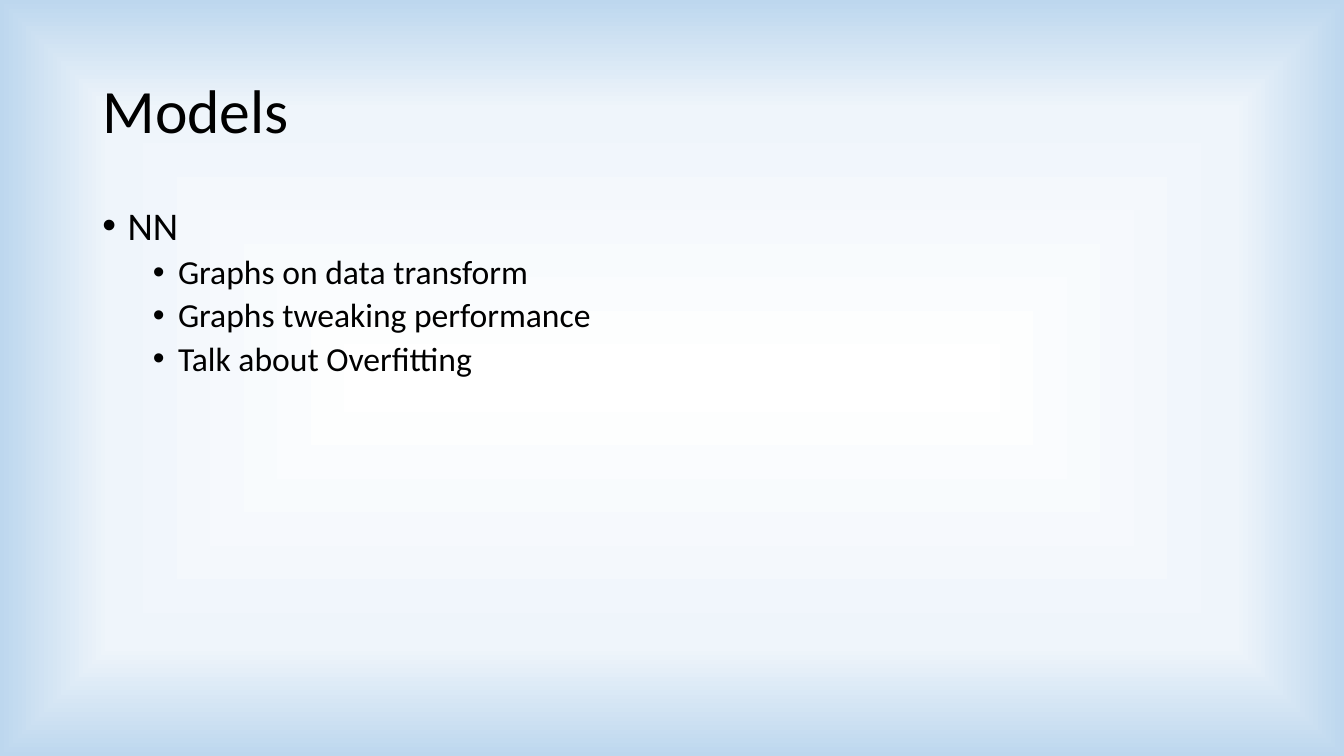
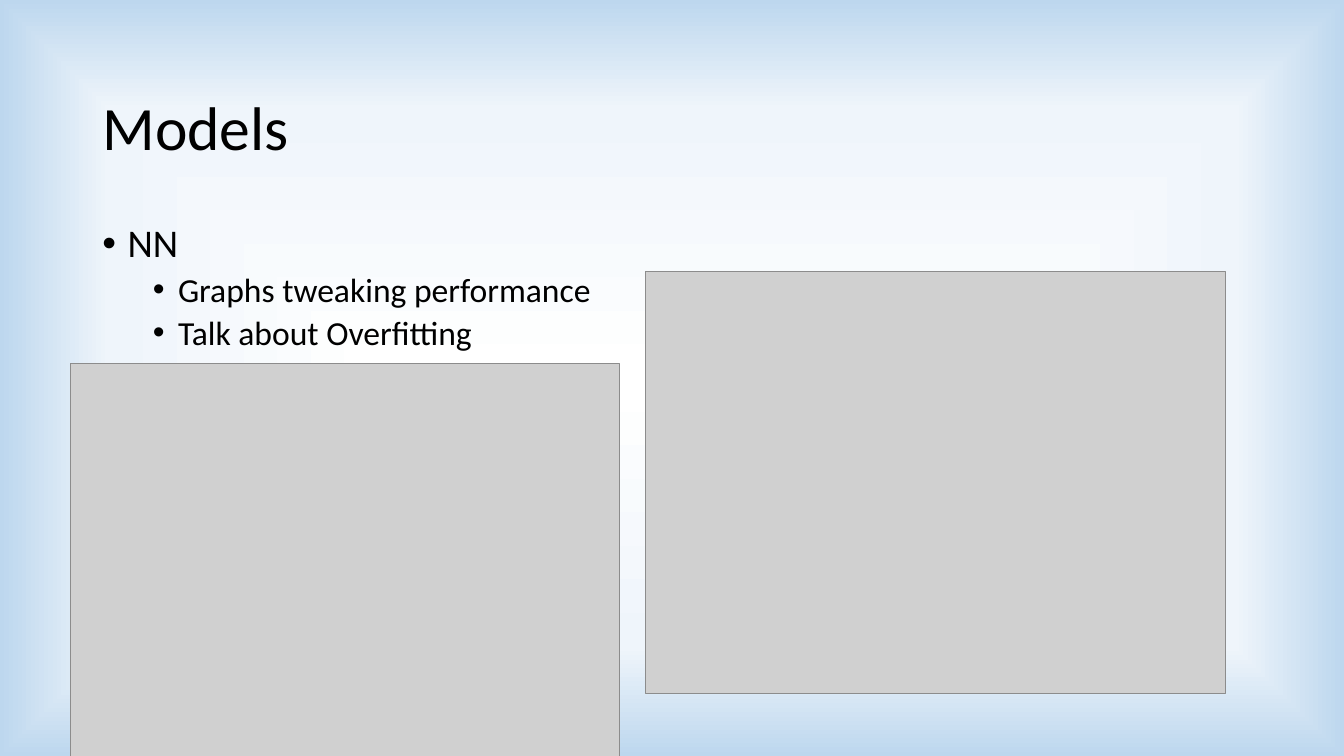
Before and after one commit to akshaymehra24/who-is-more-influential, a slide deck: slide 12 of Predicting Influencers in a Social Network.pptx (slide 10 before the commit). Drawn at 1344x756 pixels with LibreOffice and Linux fonts; fonts in the diff are those of the drawing; grey boxes stand for pictures. Boxes give left, top, right and bottom in pixels: in the first picture for what was removed or moved away, otherwise in the second. Text is boxed around its words. In the diff, an @@ line names an element or a change of style, - is before the commit and + after.

```diff
--- a/Predicting Influencers in a Social Network.pptx
+++ b/Predicting Influencers in a Social Network.pptx
@@ text "Models": place and size @@
-text "Models" at bbox=[102, 90, 288, 134]
+text "Models" at bbox=[102, 107, 288, 151]
@@ text "NN": place and size @@
-text "NN" at bbox=[128, 214, 590, 377]
+text "NN" at bbox=[128, 231, 590, 351]
@@ text at bbox=[178, 260, 528, 290]: paragraph removed @@
-  • Graphs on data transform
@@ picture added at bbox=[646, 271, 1226, 694] @@
@@ picture added at bbox=[71, 364, 620, 756] @@
```
Also in this commit, not shown: 4 other slides changed, 5 slides added, 2 slides removed, 28 other files.
